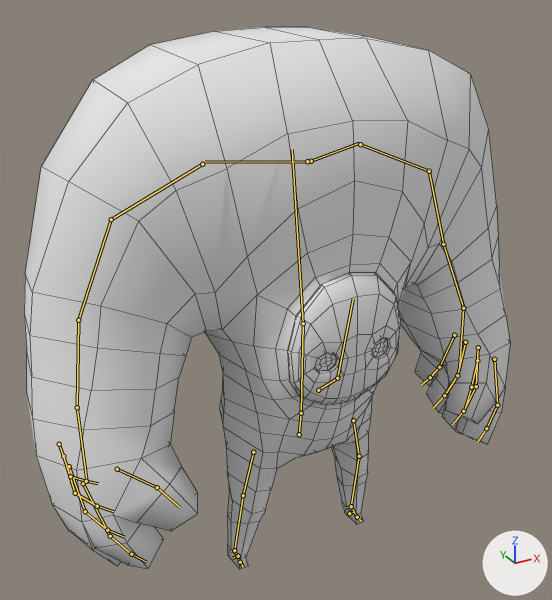
A saved change to the Blender file Assets/Models/Immor.blend.
One viewpoint serves both versions: a camera (50 mm lens) standing at (-3.96, -6.57, 6.65) and looking at (-0.29, 0.1, 3.32). Every picture has the same lights, and +X, +Y and +Z are marked at lower right. The bones that bend it are drawn over the model as lines. Mesh edges are drawn as thin lines.
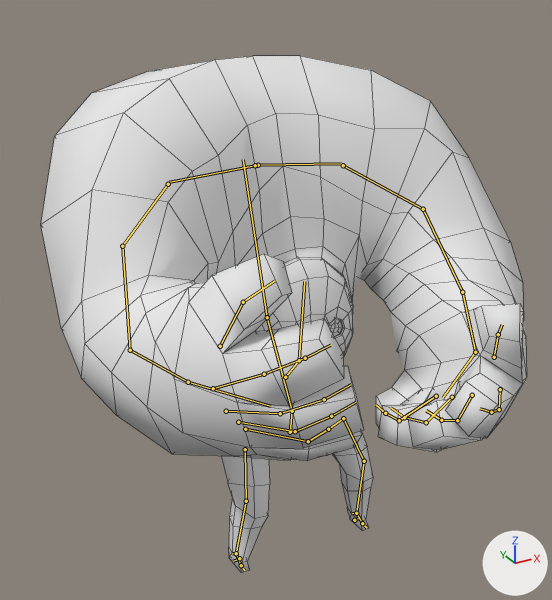
The newer file adds an action. The first version stands in its rest pose; the second is drawn at frame 100 of the action 'HeavyIdle'.

Pixel boxes [x1, y1, x2, y2] of what changed, in the pictures (552 x 600 px):
'Cube.000', posed: before [24, 27, 510, 569]; after [41, 56, 527, 573]
bone 'hips', root to tip: before (299, 434) to (301, 413); after (290, 432) to (292, 411)
bone 'spine', root to tip: before (301, 413) to (303, 323); after (292, 411) to (267, 317)
bone 'chest', root to tip: before (303, 323) to (292, 149); after (267, 317) to (243, 159)
bone 'neck', root to tip: before (318, 390) to (337, 378); after (285, 377) to (299, 360)
bone 'shoulder.L', root to tip: before (311, 161) to (359, 143); after (258, 165) to (341, 163)
bone 'upper_arm.L', root to tip: before (360, 144) to (429, 171); after (343, 165) to (423, 209)
bone 'forearm.L', root to tip: before (429, 171) to (443, 244); after (423, 209) to (462, 292)
bone 'forearm.L.001', root to tip: before (443, 244) to (463, 308); after (462, 292) to (475, 352)
bone 'hand.L', root to tip: before (463, 308) to (459, 366); after (475, 352) to (442, 398)
bone 'palm.01.L', root to tip: before (494, 359) to (497, 405); after (500, 389) to (499, 409)
bone 'f_index.01.L', root to tip: before (497, 405) to (486, 428); after (499, 409) to (491, 412)
bone 'f_index.02.L', root to tip: before (486, 428) to (477, 442); after (491, 412) to (480, 408)
bone 'thumb.01.L', root to tip: before (477, 360) to (471, 387); after (494, 357) to (498, 334)
bone 'thumb.02.L', root to tip: before (471, 387) to (464, 412); after (498, 334) to (502, 324)
bone 'palm.02.L', root to tip: before (478, 347) to (476, 386); after (472, 395) to (457, 420)
bone 'f_middle.01.L', root to tip: before (476, 386) to (463, 411); after (457, 420) to (441, 420)
bone 'f_middle.02.L', root to tip: before (463, 411) to (452, 424); after (441, 420) to (426, 410)
bone 'palm.03.L', root to tip: before (465, 342) to (457, 375); after (452, 397) to (426, 422)
bone 'f_ring.01.L', root to tip: before (457, 375) to (444, 395); after (426, 422) to (404, 417)
bone 'f_ring.02.L', root to tip: before (444, 395) to (433, 408); after (404, 417) to (390, 407)
bone 'palm.04.L', root to tip: before (454, 335) to (439, 367); after (436, 396) to (399, 420)
bone 'f_pinky.01.L', root to tip: before (439, 367) to (430, 377); after (399, 420) to (385, 413)
bone 'shoulder.R', root to tip: before (307, 161) to (205, 162); after (255, 165) to (169, 182)
bone 'upper_arm.R', root to tip: before (202, 164) to (111, 219); after (168, 184) to (122, 246)
bone 'forearm.R', root to tip: before (111, 219) to (78, 320); after (122, 246) to (130, 350)
bone 'forearm.R.001', root to tip: before (78, 320) to (77, 407); after (130, 350) to (188, 382)
bone 'hand.R', root to tip: before (77, 407) to (86, 479); after (188, 382) to (270, 406)
bone 'thigh.L', root to tip: before (353, 420) to (359, 456); after (343, 418) to (364, 461)
bone 'shin.L', root to tip: before (359, 456) to (351, 506); after (364, 461) to (356, 513)
bone 'thigh.R', root to tip: before (253, 452) to (243, 495); after (245, 449) to (246, 501)
bone 'shin.R', root to tip: before (243, 495) to (234, 550); after (246, 501) to (236, 553)

The change in detail:
Bone 'hips' (bone_hips) moves from (0.0, 0.0, 0.0) to (0.0, -0.12, -0.2).
Bone 'spine' (bone_spine) turns from (0, 0, 0) to (-33, 0, 0) degrees about its own x, y and z.
Bone 'chest' (bone_chest) turns from (0, 0, 0) to (24, 0, 0) degrees about its own x, y and z.
Bone 'neck' (bone_neck) turns from (0, 0, 0) to (2, 0, 0) degrees about its own x, y and z.
Bone 'shoulder.L' (bone_shoulder_l) turns from (0, 0, 0) to (-5, 0, -37) degrees about its own x, y and z.
Bone 'upper_arm.L' (bone_upper_arm_l) turns from (0, 0, 0) to (-2, -56, -3) degrees about its own x, y and z.
Bone 'forearm.L' (bone_forearm_l) turns from (0, 0, 0) to (-11, 18, 5) degrees about its own x, y and z.
Bone 'forearm.L.001' (bone_forearm_l_001) turns from (0, 0, 0) to (8, -10, -16) degrees about its own x, y and z.
Bone 'hand.L' (bone_hand_l) turns from (0, 0, 0) to (27, -34, 1) degrees about its own x, y and z.
Bone 'palm.01.L' (bone_palm_01_l) turns from (0, 0, 0) to (-2, 0, 0) degrees about its own x, y and z.
Bone 'f_index.01.L' (bone_f_index_01_l) turns from (0, 0, 0) to (-4, 11, 12) degrees about its own x, y and z.
Bone 'f_index.02.L' (bone_f_index_02_l) turns from (0, 0, 0) to (8, 3, -7) degrees about its own x, y and z.
Bone 'thumb.01.L' (bone_thumb_01_l) turns from (0, 0, 0) to (-5, 7, 3) degrees about its own x, y and z.
Bone 'thumb.02.L' (bone_thumb_02_l) turns from (0, 0, 0) to (-17, 12, -8) degrees about its own x, y and z.
Bone 'palm.02.L' (bone_palm_02_l) turns from (0, 0, 0) to (-2, 0, 0) degrees about its own x, y and z.
Bone 'f_middle.01.L' (bone_f_middle_01_l) turns from (0, 0, 0) to (4, -5, 9) degrees about its own x, y and z.
Bone 'f_middle.02.L' (bone_f_middle_02_l) turns from (0, 0, 0) to (7, 1, -10) degrees about its own x, y and z.
Bone 'palm.03.L' (bone_palm_03_l) turns from (0, 0, 0) to (-2, 0, 0) degrees about its own x, y and z.
Bone 'f_ring.01.L' (bone_f_ring_01_l) turns from (0, 0, 0) to (7, -2, -3) degrees about its own x, y and z.
Bone 'f_ring.02.L' (bone_f_ring_02_l) turns from (0, 0, 0) to (7, -2, 4) degrees about its own x, y and z.
Bone 'palm.04.L' (bone_palm_04_l) turns from (0, 0, 0) to (-2, 0, 0) degrees about its own x, y and z.
Bone 'f_pinky.01.L' (bone_f_pinky_01_l) turns from (0, 0, 0) to (9, -11, -5) degrees about its own x, y and z.
Bone 'shoulder.R' (bone_shoulder_r) turns from (0, 0, 0) to (-3, 0, 24) degrees about its own x, y and z.
Bone 'upper_arm.R' (bone_upper_arm_r) turns from (0, 0, 0) to (10, 10, 3) degrees about its own x, y and z.
Bone 'forearm.R' (bone_forearm_r) turns from (0, 0, 0) to (12, 9, -9) degrees about its own x, y and z.
Bone 'forearm.R.001' (bone_forearm_r_001) turns from (0, 0, 0) to (34, 19, 9) degrees about its own x, y and z.
Bone 'hand.R' (bone_hand_r) turns from (0, 0, 0) to (2, 30, -13) degrees about its own x, y and z.
Bone 'thigh.L' (bone_thigh_l) turns from (0, 0, 0) to (-33, -7, 3) degrees about its own x, y and z.
Bone 'shin.L' (bone_shin_l) turns from (0, 0, 0) to (32, 1, 0) degrees about its own x, y and z.
Bone 'thigh.R' (bone_thigh_r) turns from (0, 0, 0) to (-29, 6, -2) degrees about its own x, y and z.
Bone 'shin.R' (bone_shin_r) turns from (0, 0, 0) to (32, -1, 0) degrees about its own x, y and z.
